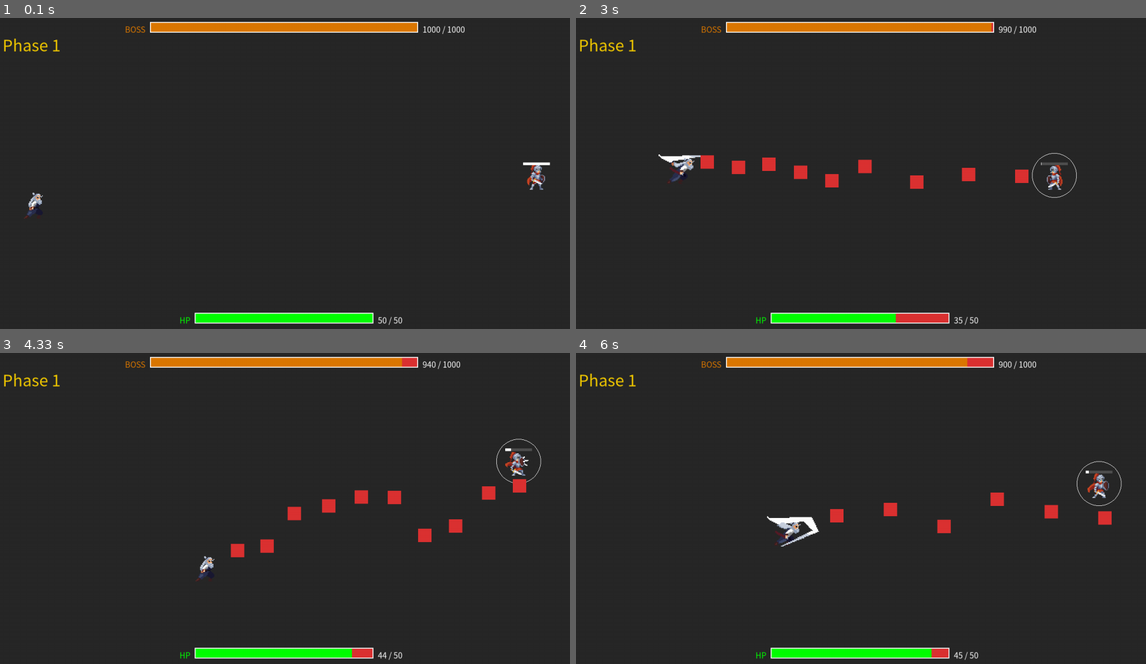
Above: before the commit, frames 1-4 (two rows, left to right).
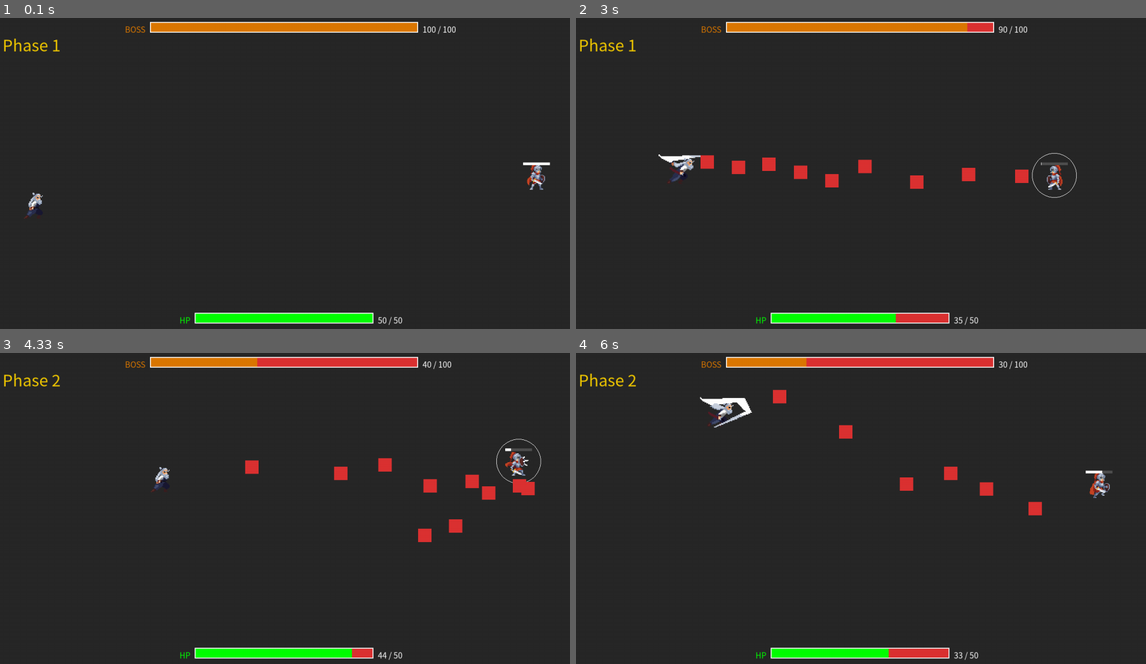
Above: after the commit, the same moments.

Repository: 20260200-htw/my-first-game
Game: pygame game, started from dodger.py
The game is run twice, just before and just after one commit, with the same random seed, the same clock (stepped at 60 frames per second) and the same inputs.
Inputs:
- Up to frame 1 (0.1 s): no input
- Up to frame 2 (3 s): tap Space at 0.33, 0.73, 1.03, 1.23, 1.57, 1.87, 2.07, 2.37, 2.63, 2.97 s; hold Right 0.67-1.13 s; hold Up 1.17-1.47 s; hold Right 1.5-1.97 s; hold Left 2-2.53 s; hold Down 2.57-2.87 s; hold Left from 2.9 s (still down)
- Up to frame 3 (4.33 s): tap Space at 3.27, 3.4, 3.8, 4.1 s; release Left at 3.3 s; hold Up 3.33-3.7 s; hold Right from 3.73 s (still down)
- Up to frame 4 (6 s): release Right at 4.37 s; hold Down 4.4-4.77 s; tap Space at 4.47, 4.87, 5.17, 5.37, 5.67, 5.87 s; hold Left 4.8-5.27 s; hold Right 5.3-5.77 s; hold Up from 5.8 s (still down)

The runs differ from the first frame. In frame 1, less than 0.1% of the frame differs, in the area x 76-82%, y 2-6%; in frame 2, 0.2%; in frame 3, 2.3%; in frame 4, 3.5%, in the area x 9-96%, y 1-99%.

Commit message:
week6: 에셋 적용 실습 기록

Diff:
--- a/dodger.py
+++ b/dodger.py
@@ -137,7 +137,7 @@
 
 # ── 보스 설정 ─────────────────────────────────────────────────
 BOSS_W, BOSS_H     = 80, 80
-BOSS_MAX_HP        = 1000
+BOSS_MAX_HP        = 100
 BOSS_HP_BAR_W      = 600
 BOSS_HP_BAR_H      = 24
 BOSS_COLLISION_DMG = 10
Not shown, added: practice/week06.md
